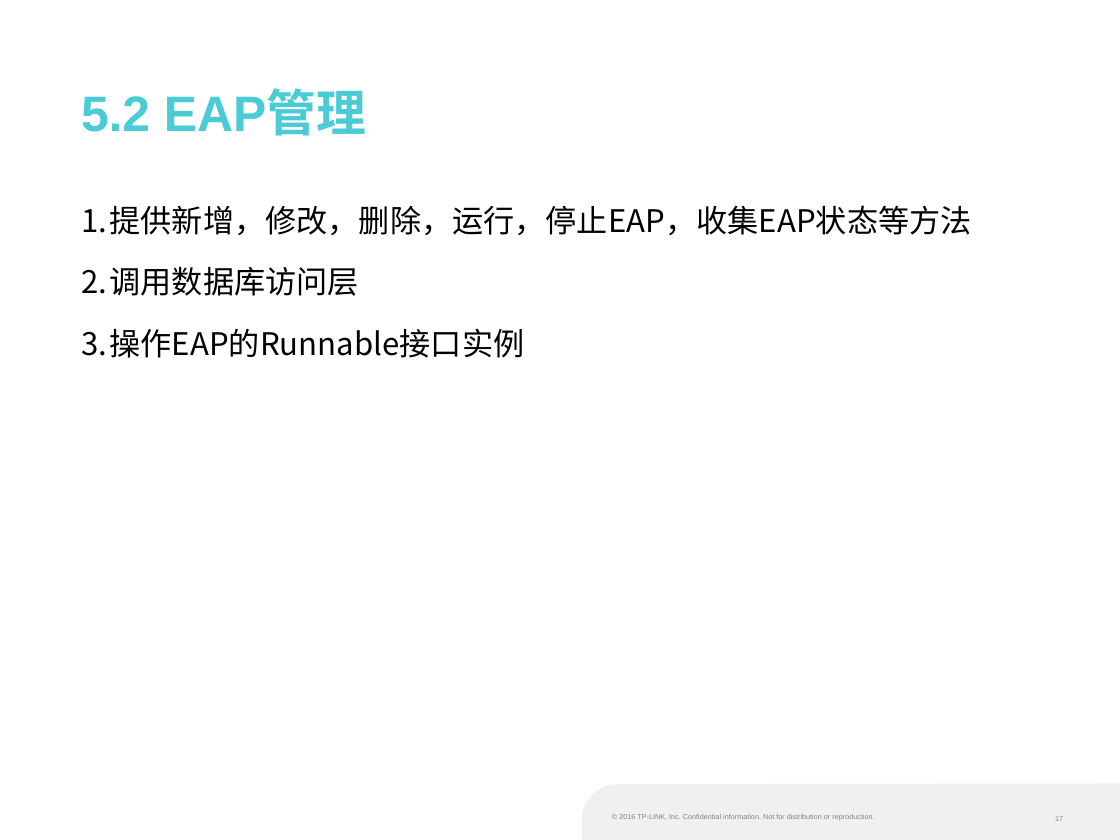
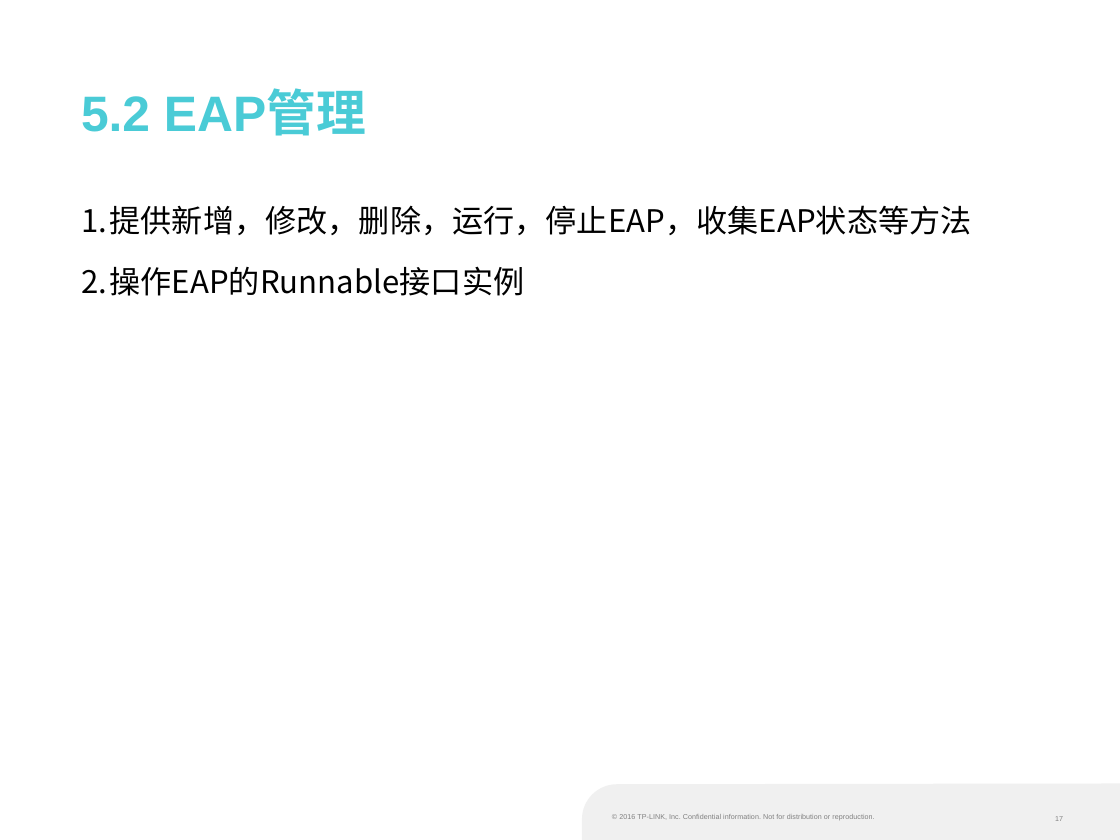
Before and after one commit to liufangri/eapsimulator, a slide deck: slide 17 of docs/W10582孙晓宇.pptx. Drawn at 1120x840 pixels with LibreOffice and Linux fonts; fonts in the diff are those of the drawing; background and template pictures are left out. Boxes give left, top, right and bottom in pixels: in the first picture for what was removed or moved away, otherwise in the second. Text is boxed around its words. In the diff, an @@ line names an element or a change of style, - is before the commit and + after.

```diff
--- a/docs/W10582孙晓宇.pptx
+++ b/docs/W10582孙晓宇.pptx
@@ text at <box>82,266,359,296</box>: paragraph removed @@
-2. 调用数据库访问层
```
Also in this commit, not shown: 6 other slides changed, 2 slides added.
